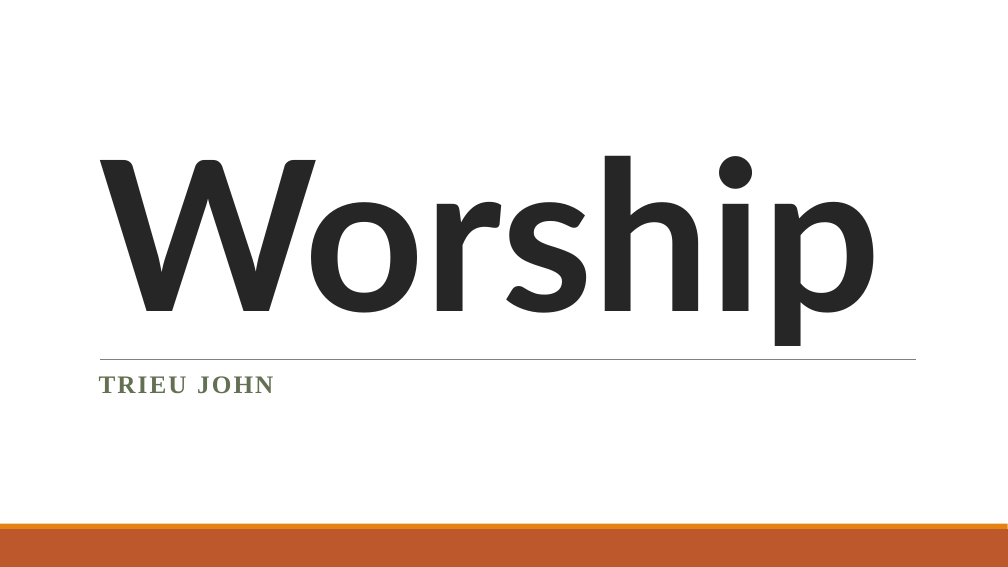
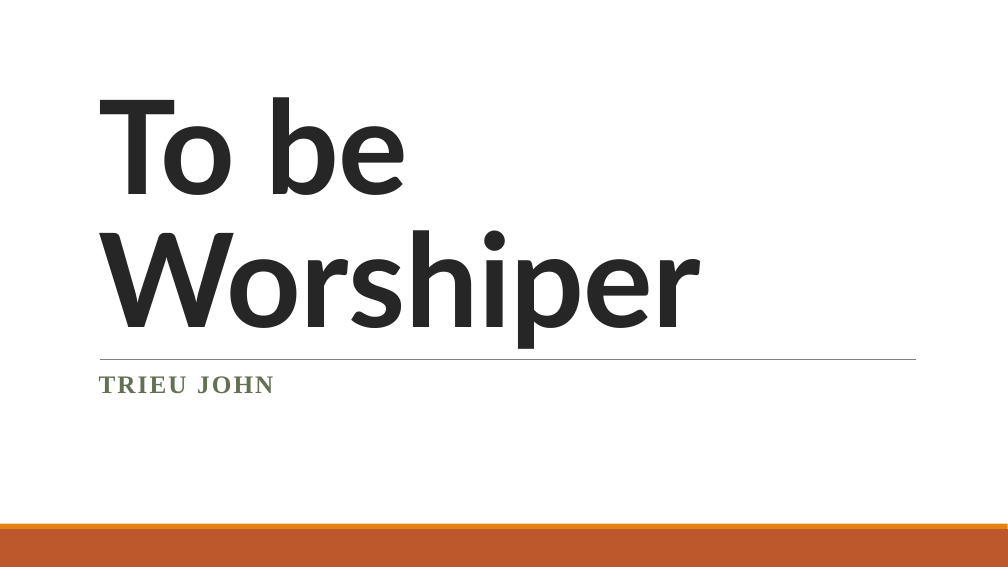
Before and after one commit to PhanNgocTrieu/SWPCT, a slide deck: slide 1 of Worship_Ref.pptx. Drawn at 1008x567 pixels with LibreOffice and Linux fonts; fonts in the diff are those of the drawing. Boxes give left, top, right and bottom in pixels: in the first picture for what was removed or moved away, otherwise in the second. Text is boxed around its words. In the diff, an @@ line names an element or a change of style, - is before the commit and + after.

```diff
--- a/Worship_Ref.pptx
+++ b/Worship_Ref.pptx
@@ title at (98, 97, 701, 349): text changed; size 199 to 124 pt @@
-Worship
+To be Worshiper
```
Also in this commit, not shown: 2 other slides changed, 12 slides added, 1 other file.
